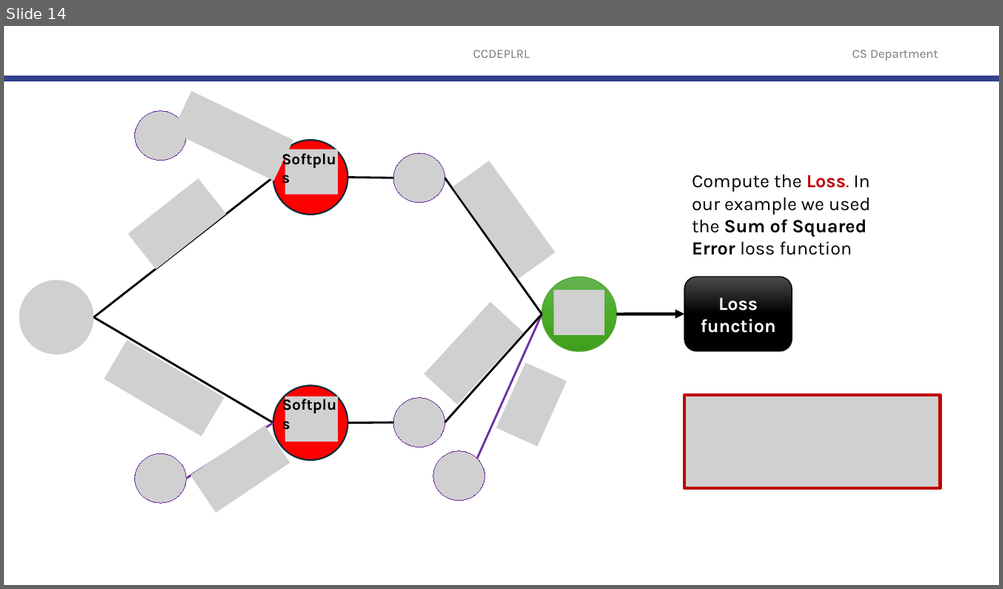
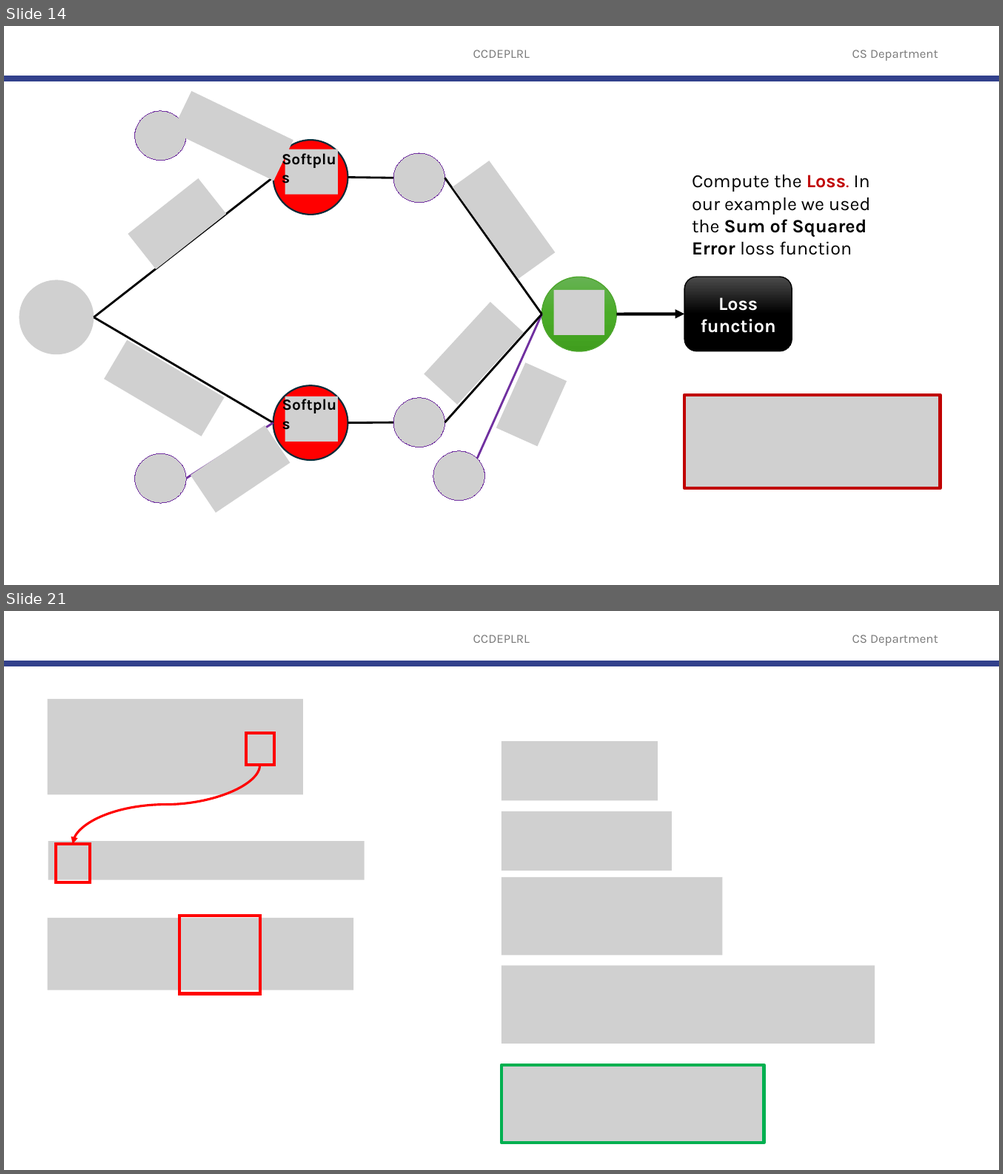
Before and after one commit to robitussin/CCDEPLRL, a slide deck: 2 - Training Neural Networks/Backpropagation/Backpropagation (new).pptx. Shown one above the other, each under a label of ours: slide 14 before the commit, slides 14 and 21 after it; the slides between them are not shown. The pictures are 1003x589 and 1003x1174 pixels, drawn with LibreOffice and Linux fonts; fonts in the diff are those of the drawing; grey boxes stand for pictures; background and template pictures are left out. Boxes give left, top, right and bottom in pixels: in the first picture for what was removed or moved away, otherwise in the second. Text is boxed around its words. In the diff, an @@ line names an element or a change of style, - is before the commit and + after.

```diff
--- a/2 - Training Neural Networks/Backpropagation/Backpropagation (new).pptx
+++ b/2 - Training Neural Networks/Backpropagation/Backpropagation (new).pptx
@@ slide 21 added at box(4, 611, 999, 1170), background #FFFFFF; not listed: 3 template elements that a slide beside it also shows @@
@@ picture added at box(47, 699, 303, 795) @@
@@ rectangle added at box(246, 733, 274, 766), outline #FF0000 3 pt @@
@@ picture added at box(502, 741, 657, 801) @@
@@ curved arrow added from (260, 765) to (73, 845), #FF0000 2.25 pt @@
@@ picture added at box(502, 812, 671, 871) @@
@@ picture added at box(48, 842, 364, 880) @@
@@ rectangle added at box(56, 845, 90, 883), outline #FF0000 3 pt @@
@@ picture added at box(502, 877, 723, 956) @@
@@ picture added at box(47, 918, 353, 991) @@
@@ rectangle added at box(179, 916, 260, 994), outline #FF0000 3 pt @@
@@ picture added at box(502, 966, 875, 1045) @@
@@ picture added at box(502, 1065, 764, 1144) @@
```
Also in this commit, not shown: 4 other slides added.
